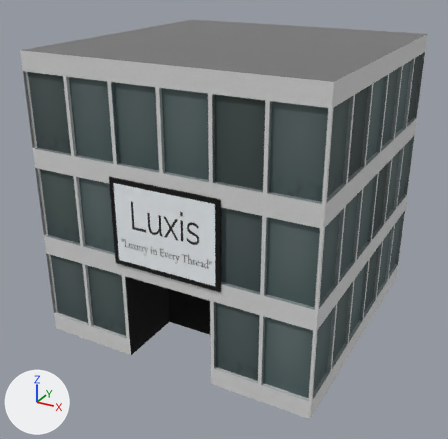
One commit to the Blender file Dopamine Game/Assets/Models/Buildings/Buildingluxis.blend: the scene before it, then after it.
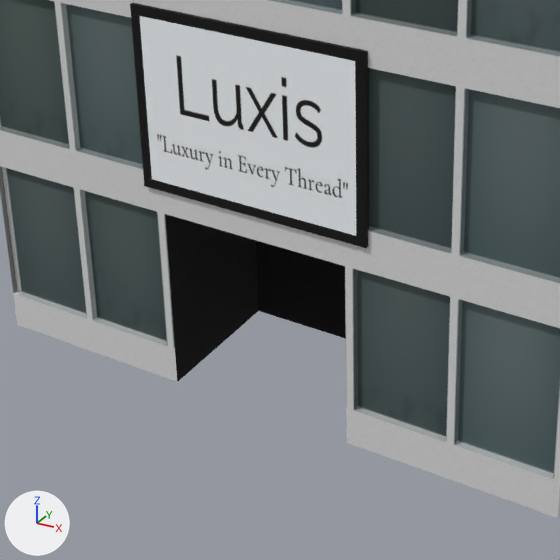
There are two pictures of each version: one whole from a camera (50 mm lens) standing at (9.78, -19.01, 12.88) and looking at (-0.25, -0.78, 3.76), one close up on the part from 11% to 69% of the width and 40% to 100% of the height. The axes (+X, +Y, +Z) are drawn at lower left. The lights are the same throughout.
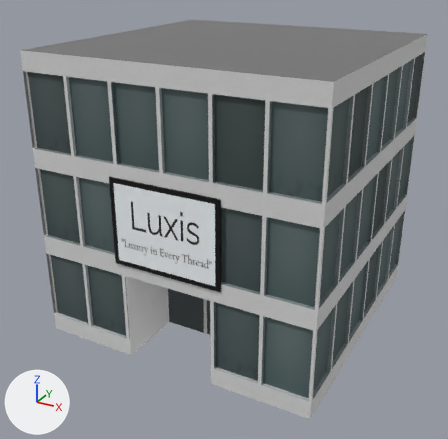
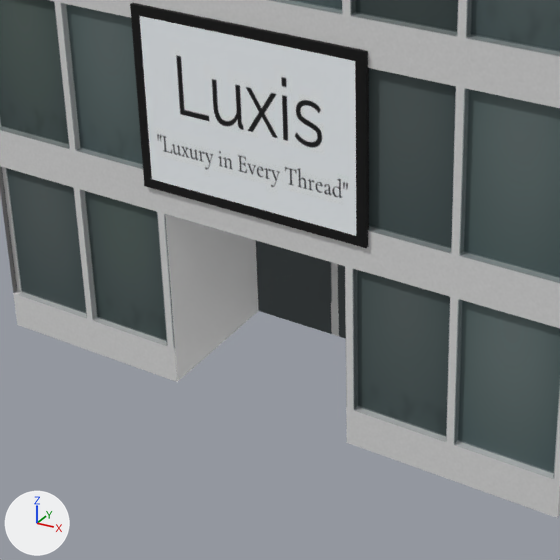
What changed in the scene script:
```text
Add mat_material:
    mat_material = principled_material('Material')
    mat_material.base_color = (1.0, 1.0, 1.0)  # white #ffffff
    mat_material.roughness = 1.0
Add mat_material_001:
    mat_material_001 = principled_material('Material.001')
    mat_material_001.base_color = (0.0595, 0.0762, 0.0802)  # dark grey #454e50
Change me_cube_005:
    used by ob_cube; location = (0.0, 0.0, 5.0)
    remove me_cube_005.from_pydata(...)  # 938 vertices, 932 faces; spans x -5.0..5.0, y -5.0..5.0, z -5.0..5.0
    add me_cube_005.from_pydata(...)  # 961 vertices, 947 faces; spans x -5.0..5.0, y -5.0..5.0, z -5.0..5.0
    me_cube_005 part 1
    3 faces are deleted
    13 vertices are added at x -0.44..0.46, y -2.72..-2.62, z -3.33..-3.24
    10 new vertices lie (0.0, 0.0, 0.11) away from vertices in x -0.43..0.46, y -2.72..-2.62, z -3.33
    5 new faces join them, mat_material_001 (dark grey #454e50)
    3 new faces join them, mat_material_007 (picture img_facadeluxis_jpg)
    10 new faces join them, mat_material (white #ffffff)
    me_cube_005 part 2: 4 faces spanning x -1.57..1.59, y -5.0..-2.62, z -5.0..-1.9 switch from mat_material_008 (black #000000) to mat_material_007 (picture img_facadeluxis_jpg)
    me_cube_005 part 3: 4 faces spanning x -1.57..1.59, y -5.0..-2.62, z -5.0..-1.9 switch from mat_material_008 (black #000000) to mat_material (white #ffffff)
    me_cube_005 part 4: 2 faces spanning x -1.57..1.59, y -2.62, z -5.0..-4.35 switch from mat_material_008 (black #000000) to mat_material_001 (dark grey #454e50)
```

Location of each change, [x1, y1, x2, y2] in pixels of the close-ups (560 x 560 px):
part 1 of me_cube_005, built on: [256, 241, 345, 306] in both
part 2 of me_cube_005, recoloured (black to grey): [331, 302, 339, 336] in both
part 3 of me_cube_005, recoloured (black to grey): [165, 214, 259, 382] in both
part 4 of me_cube_005, recoloured: [257, 280, 346, 339] in both
